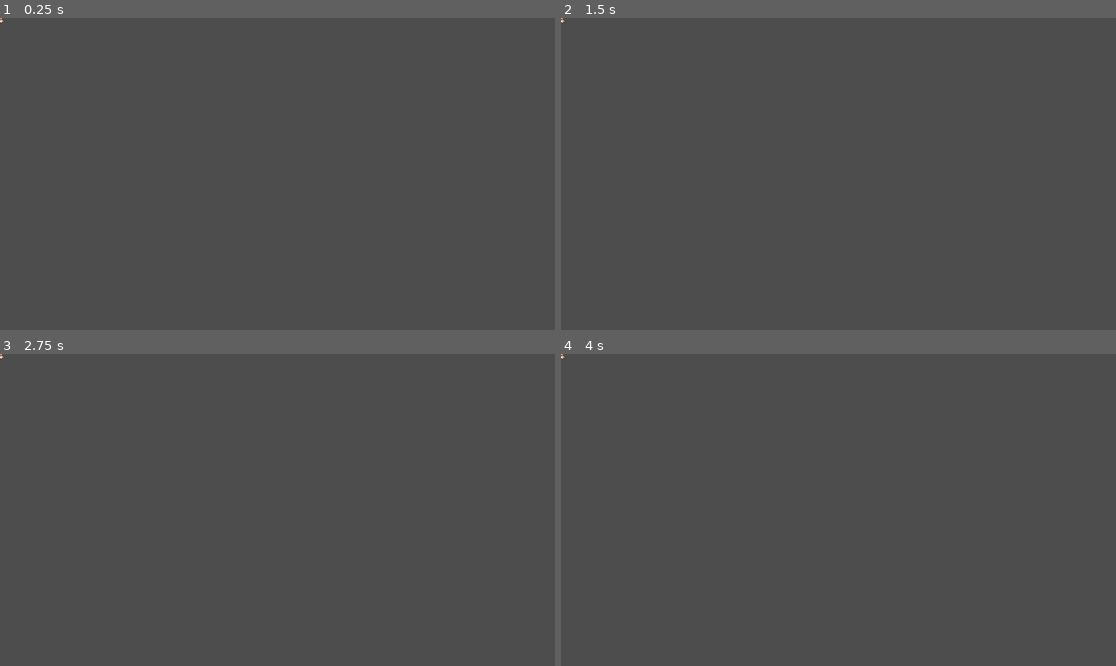
Above: before the commit, frames 1-4 (two rows, left to right).
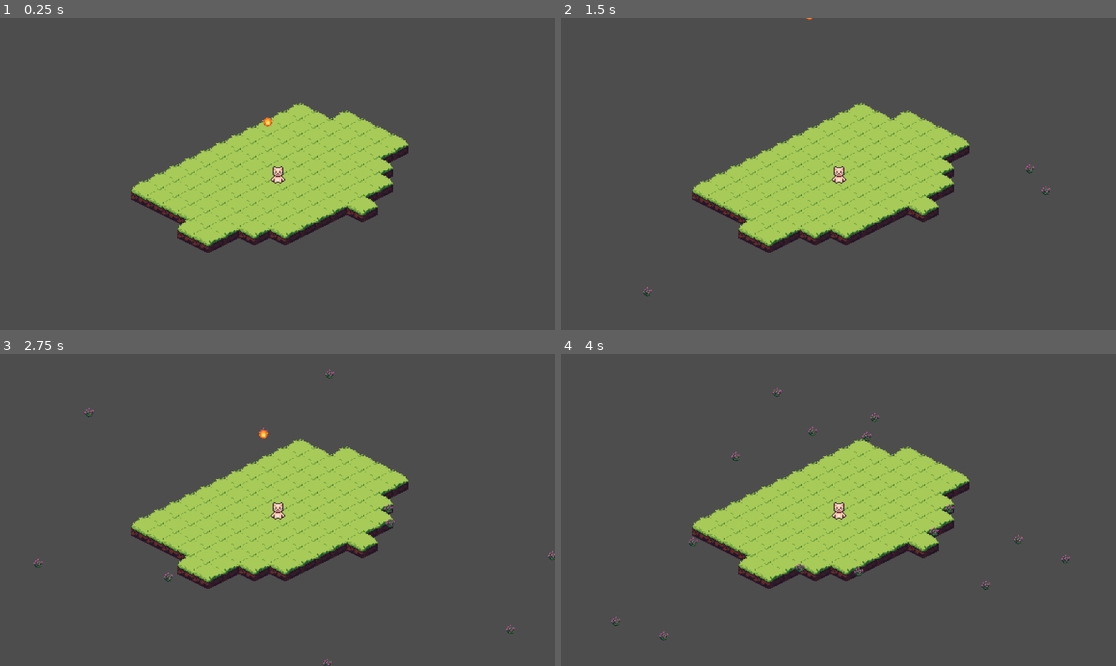
Above: after the commit, the same moments.

Repository: YSakalli/Someting-survival
Game: Godot game, scene res://nasiptevarsa/node_2d.tscn
The game is run twice, just before and just after one commit, with the same random seed, the same clock (stepped at 60 frames per second) and the same inputs. Before the commit the project starts from res://Player/Player.tscn.
Inputs:
- Up to frame 1 (0.25 s): no input
- Up to frame 2 (1.5 s): tap Enter at 0.5 s
- Up to frame 3 (2.75 s): no input
- Up to frame 4 (4 s): no input

The runs differ from the first frame. In frame 1, 14% of the frame differs, in the area x 0-74%, y 0-76%; in frame 2, 14%; in frame 3, 15%; in frame 4, 15%, in the area x 0-92%, y 0-92%.

Commit message:
main ayarladım

Diff:
--- a/project.godot
+++ b/project.godot
@@ -11,7 +11,7 @@
 [application]
 
 config/name="Yeni Oyun Projesi"
-run/main_scene="uid://cv1xbid8vyrft"
+run/main_scene="uid://c1v4v2aahqnw4"
 config/features=PackedStringArray("4.6", "GL Compatibility")
 config/icon="res://icon.svg"
 
